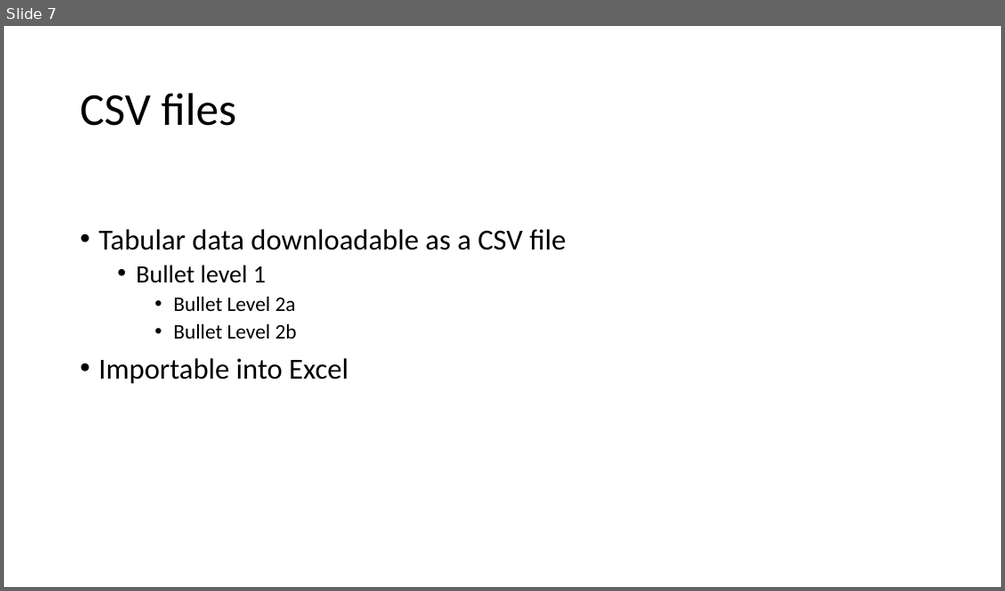
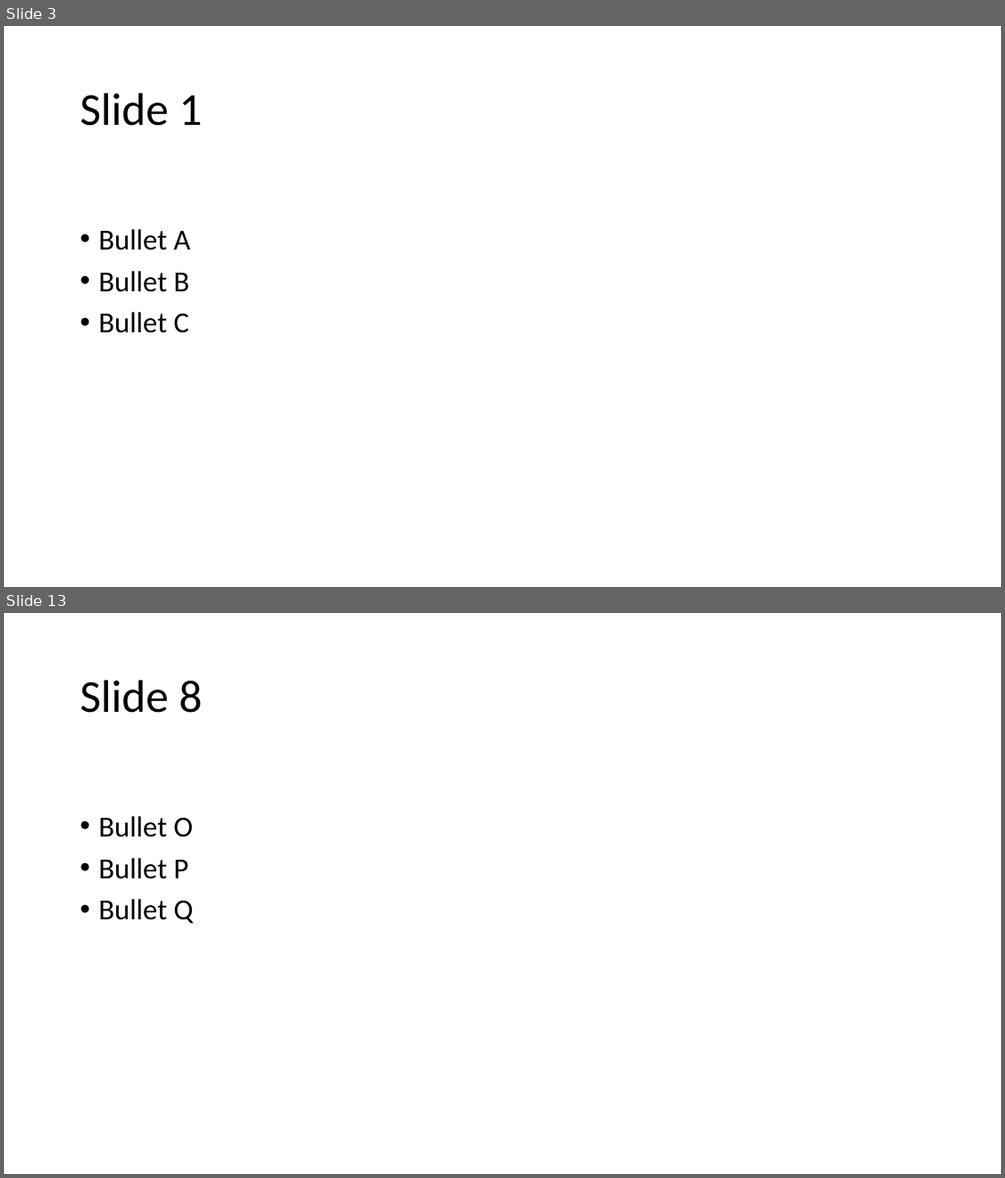
Before and after one commit to sevire/outlines_unleashed_webapp, a slide deck: ou_app/resources/ppt_output_01.pptx. Shown one above the other, each under a label of ours: slide 7 before the commit, slides 3 and 13 after it; the slides between them are not shown. The pictures are 1005x591 and 1005x1178 pixels, drawn with LibreOffice and Linux fonts; fonts in the diff are those of the drawing. Boxes give left, top, right and bottom in pixels: in the first picture for what was removed or moved away, otherwise in the second. Text is boxed around its words. In the diff, an @@ line names an element or a change of style, - is before the commit and + after.

```diff
--- a/ou_app/resources/ppt_output_01.pptx
+++ b/ou_app/resources/ppt_output_01.pptx
@@ slide 13 added at [4, 613, 1001, 1174], background #FFFFFF @@
@@ title added at [80, 680, 202, 713], 44 pt, text #000000 @@
+Slide 8
@@ text added at [98, 816, 194, 924], 28 pt, text #000000 @@
+• Bullet O
+• Bullet P
+• Bullet Q
@@ what was slide 7 is now slide 3 @@
@@ slide 3 changed as well @@
@@ title at [80, 93, 202, 126]: text changed @@
-CSV files
+Slide 1
@@ text at [98, 229, 191, 333]: text changed @@
-• Tabular data downloadable as a CSV file
-  • Bullet level 1
-    • Bullet Level 2a
-    • Bullet Level 2b
-• Importable into Excel
+• Bullet A
+• Bullet B
+• Bullet C
```
Also in this commit, not shown: 1 other slide changed, 10 other slides added, 5 slides removed, 7 other files.
